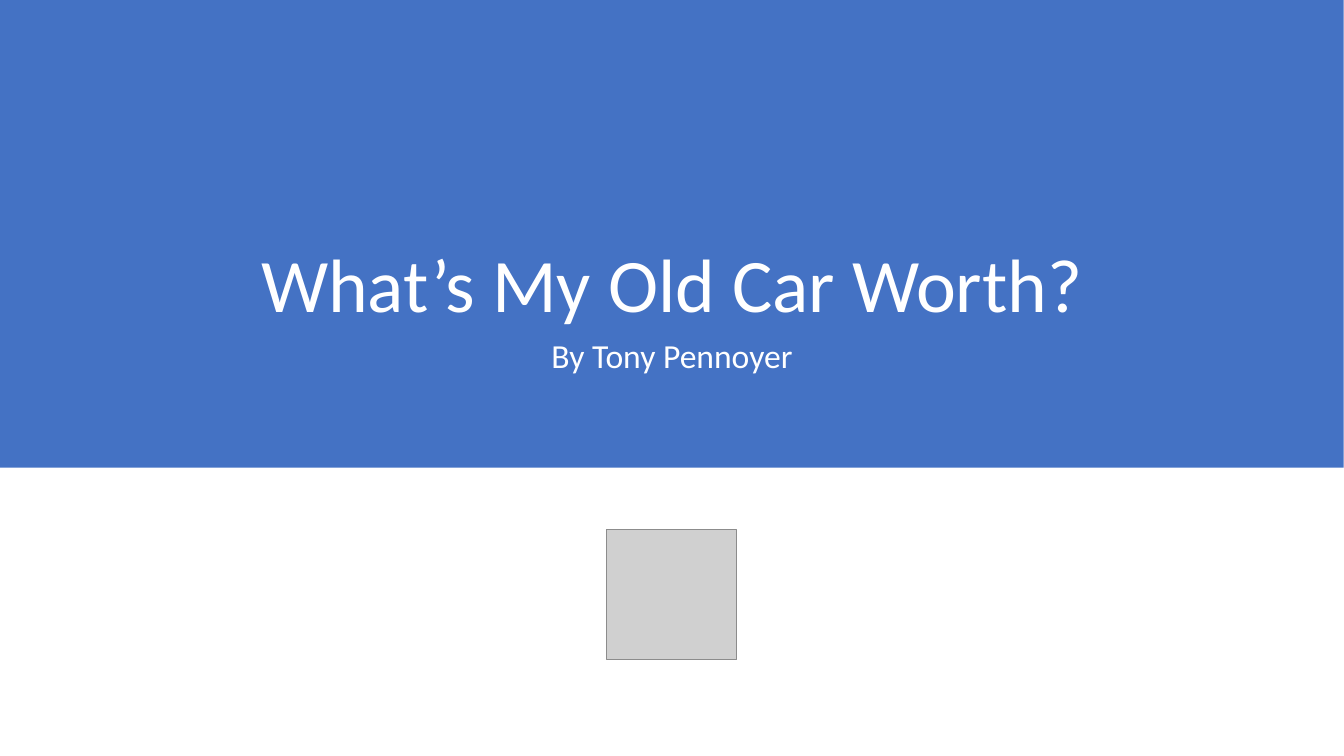
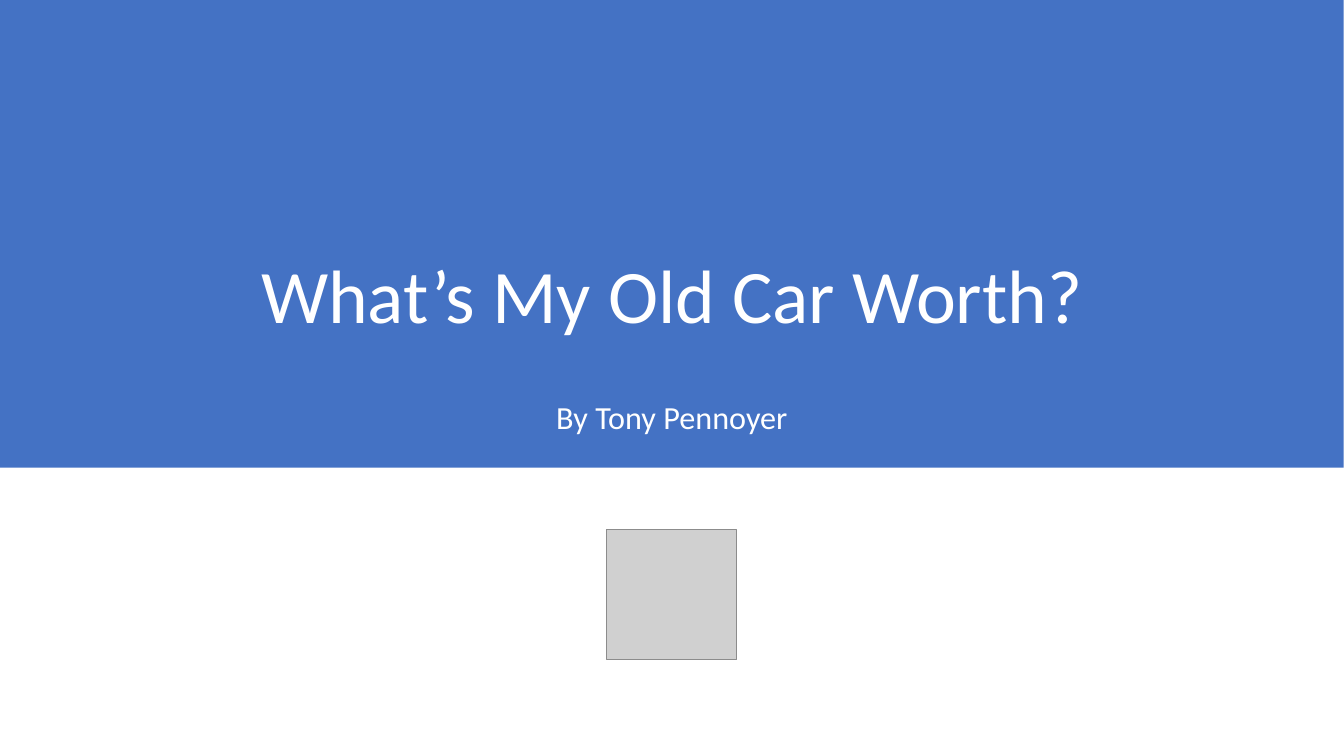
Before and after one commit to tonypennoyer/python_project, a slide deck: slide 1 of Tony_Pennoyer_Python_Proj_Presentation.pptx. Drawn at 1344x756 pixels with LibreOffice and Linux fonts; fonts in the diff are those of the drawing; grey boxes stand for pictures. Boxes give left, top, right and bottom in pixels: in the first picture for what was removed or moved away, otherwise in the second. Text is boxed around its words. In the diff, an @@ line names an element or a change of style, - is before the commit and + after.

Commit message:
final update

```diff
--- a/Tony_Pennoyer_Python_Proj_Presentation.pptx
+++ b/Tony_Pennoyer_Python_Proj_Presentation.pptx
@@ title "What’s My Old Car Worth?" moved from (x1=261, y1=259, x2=1082, y2=324) to (x1=261, y1=270, x2=1082, y2=335) @@
@@ subtitle "By Tony Pennoyer" moved from (x1=551, y1=346, x2=792, y2=374) to (x1=556, y1=408, x2=787, y2=434) @@
@@ subtitle "By Tony Pennoyer" at (x1=556, y1=408, x2=787, y2=434): size 24 to 23 pt @@
```
